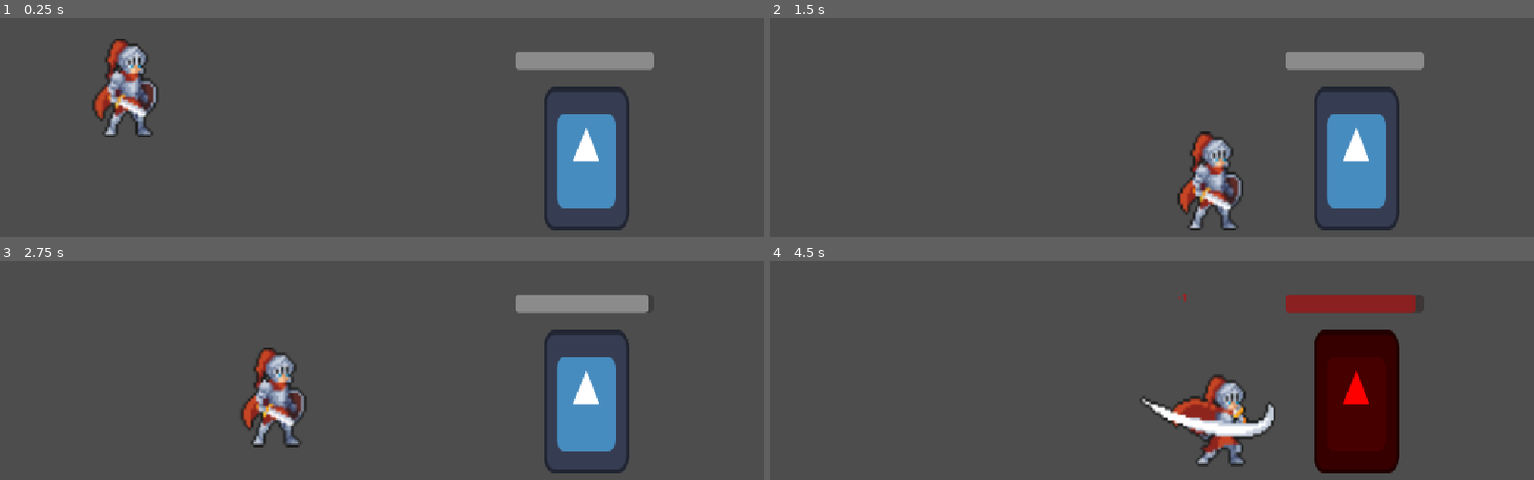
Above: before the commit, frames 1-4 (two rows, left to right).
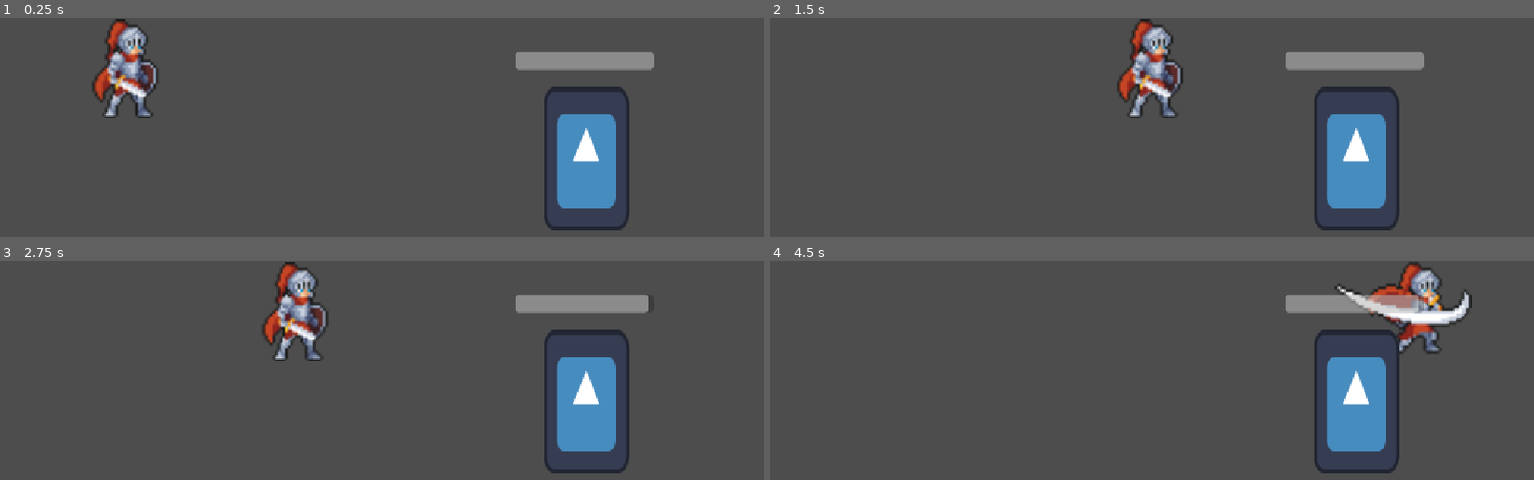
Above: after the commit, the same moments.

Repository: Russ-hub861/CTC-Game
Game: Godot game, scene res://test_room.tscn
Same seed, same stepped clock (60 frames per second), same inputs: the game is played once before the commit and once after it. The project has no main scene, so this scene is started directly. The engine's default icon, where the game draws it, is replaced by a stand-in: a white triangle on a blue panel in a dark square.
Inputs:
- Up to frame 1 (0.25 s): no input
- Up to frame 2 (1.5 s): hold D (right) from 0.53 s (still down); tap Keypad 5 (attack) at 0.6 s; tap Space (jump) at 0.77, 0.8, 1.07, 1.35 s
- Up to frame 3 (2.75 s): tap Space (jump) at 1.52, 1.82, 2.3 s; tap Keypad 5 (attack) at 1.55, 2.1 s; release D (right) at 2.03 s; hold A (left) from 2.03 s (still down)
- Up to frame 4 (4.5 s): release A (left) at 2.78 s; hold D (right) 2.78-4.28 s; tap Keypad 5 (attack) at 2.85, 4.35 s; tap Space (jump) at 3.02, 3.32, 3.6, 3.77, 4.07 s; hold A (left) from 4.28 s (still down)

The runs differ from the first frame. In frame 1, 2.9% of the frame differs, in the area x 12-21%, y 0-55%; in frame 2, 4.4%; in frame 3, 4.4%; in frame 4, 14%, in the area x 48-92%, y 0-97%.

Commit message:
added pixel movement

Diff:
--- a/ctc-game/player.gd
+++ b/ctc-game/player.gd
@@ -1,52 +1,46 @@
 extends CharacterBody2D
 
-const SPEED = 500.0
-const JUMP_VELOCITY = -300.0
+const TILE_SIZE = 64
+var move_cooldown = 0.0
 
 @onready var attack_collision = $AttackArea/CollisionShape2D
 @onready var sprite = $Sprite2D
-
-var attack_texture = preload("res://Art/ATTACK 1.png") #effect:attack
-
-var default_texture #default character picture
+var attack_texture = preload("res://Art/ATTACK 1.png")
+var default_texture
 
 func _ready():
 	default_texture = sprite.texture
 
 func _physics_process(delta: float) -> void:
+	# constantly decrease time
+	if move_cooldown > 0:
+		move_cooldown -= delta
 
-	if not is_on_floor():
-		velocity += get_gravity() * delta
-
-	if Input.is_action_just_pressed("jump") and is_on_floor():
-		velocity.y = JUMP_VELOCITY
-
-	var direction := Input.get_axis("left", "right")
-
-	if direction != 0:
-		print("movement ditected", direction)
-
+	# attack
 	if Input.is_action_just_pressed("attack"):
 		attack_collision.disabled = false
-		sprite.texture = attack_texture # change to attack 1 png.
-
+		sprite.texture = attack_texture
 		await get_tree().create_timer(0.2).timeout
-
 		attack_collision.disabled = true
 		sprite.texture = default_texture
 
-		await get_tree().create_timer(0.3).timeout
+	var move_dir = Vector2.ZERO
 
-		attack_collision.disabled = true
-		print("attack ends")
+	# accept only when cooldown time is 0
+	if move_cooldown <= 0:
+		# while pressing the character moves
+		if Input.is_action_pressed("right"):
+			move_dir.x = 1
+		elif Input.is_action_pressed("left"):
+			move_dir.x = -1
+		elif Input.is_action_pressed("down"):
+			move_dir.y = 1
+		elif Input.is_action_pressed("up"):
+			move_dir.y = -1
 
-	if direction:
-		velocity.x = direction * SPEED
-	else:
-		velocity.x = move_toward(velocity.x, 0, SPEED)
-
-
-	move_and_slide()
+	if move_dir != Vector2.ZERO:
+		position += move_dir * TILE_SIZE
+		move_cooldown = 0.15 # after move, limit the next input (change this to control the movement)
 
 
 func _on_attack_area_body_entered(body: Node2D) -> void:
--- a/ctc-game/project.godot
+++ b/ctc-game/project.godot
@@ -45,6 +45,16 @@
 "events": [Object(InputEventKey,"resource_local_to_scene":false,"resource_name":"","device":-1,"window_id":0,"alt_press …(196 unchanged characters)…
 ]
 }
+up={
+"deadzone": 0.2,
+"events": [Object(InputEventKey,"resource_local_to_scene":false,"resource_name":"","device":-1,"window_id":0,"alt_pressed":false,"shift_pressed":false,"ctrl_pressed":false,"meta_pressed":false,"pressed":false,"keycode":0,"physical_keycode":87,"key_label":0,"unicode":119,"location":0,"echo":false,"script":null)
+]
+}
+down={
+"deadzone": 0.2,
+"events": [Object(InputEventKey,"resource_local_to_scene":false,"resource_name":"","device":-1,"window_id":0,"alt_pressed":false,"shift_pressed":false,"ctrl_pressed":false,"meta_pressed":false,"pressed":false,"keycode":0,"physical_keycode":83,"key_label":0,"unicode":115,"location":0,"echo":false,"script":null)
+]
+}
 
 [physics]
 
Not shown, added: ctc-game/Art/GoblinArcher-Sheet.png.import
Not shown, added: ctc-game/Art/GoblinScout-Sheet.png.import
Not shown, added: ctc-game/Art/GoblinTank-Sheet.png.import
Not shown, added: ctc-game/Tilesetv3.png.import
Not shown, added: ctc-game/spr_torch.png.import
